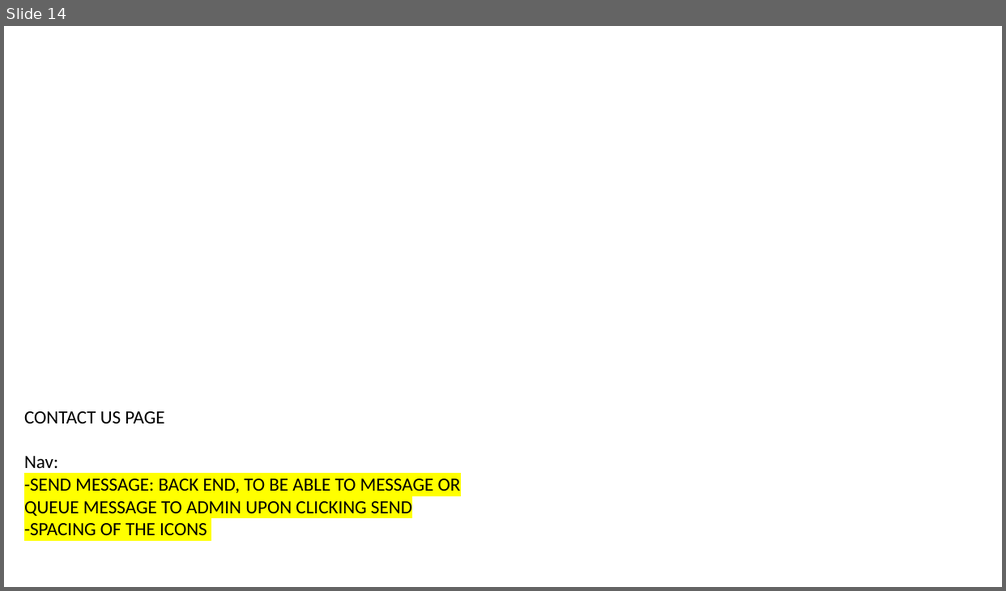
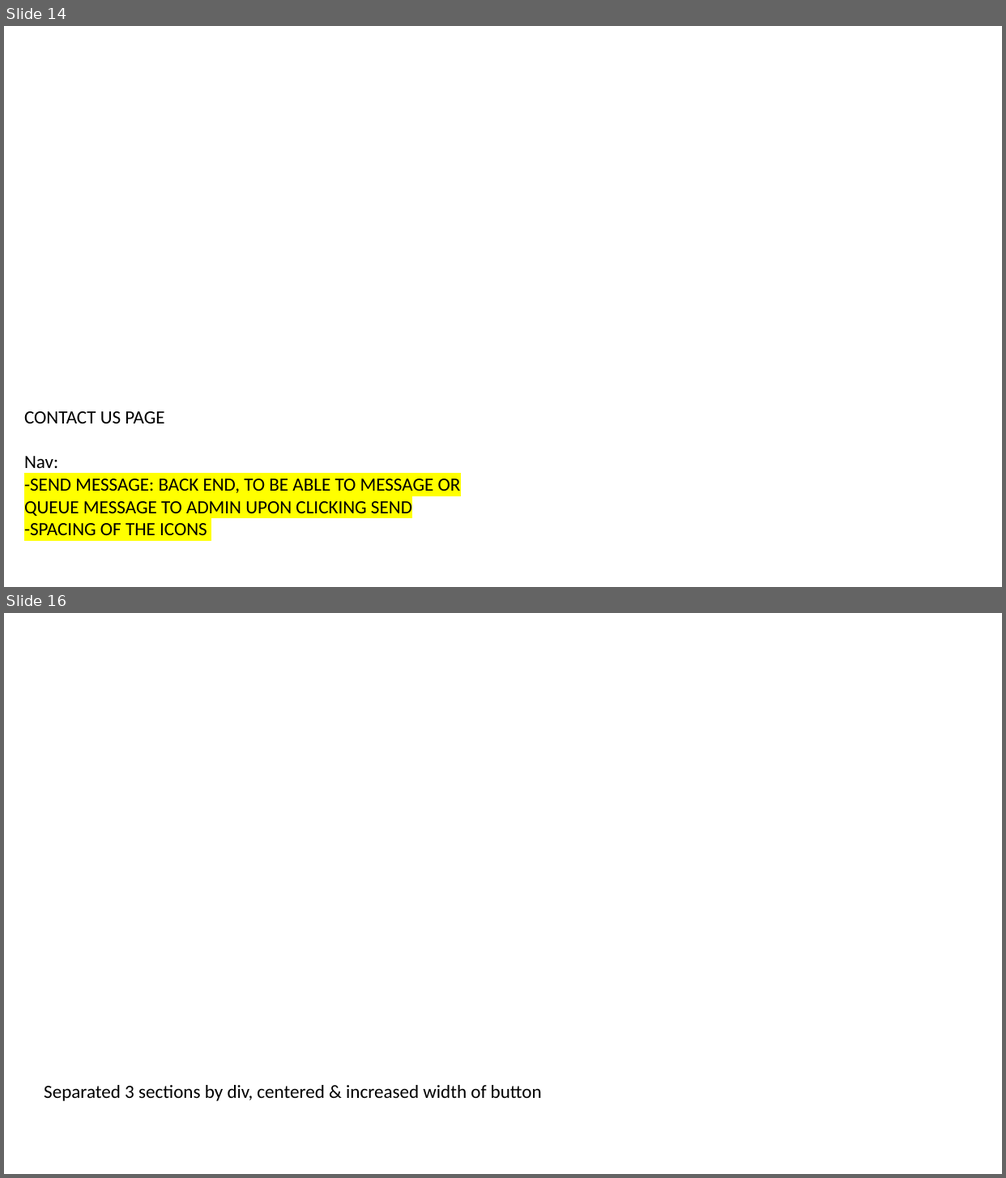
Before and after one commit to lifefromashes/bankApp, a slide deck: UnusedCode/Navigations.pptx. Shown one above the other, each under a label of ours: slide 14 before the commit, slides 14 and 16 after it; the slides between them are not shown. The pictures are 1006x591 and 1006x1178 pixels, drawn with LibreOffice and Linux fonts; fonts in the diff are those of the drawing; background and template pictures are left out. Boxes give left, top, right and bottom in pixels: in the first picture for what was removed or moved away, otherwise in the second. Text is boxed around its words. In the diff, an @@ line names an element or a change of style, - is before the commit and + after.

```diff
--- a/UnusedCode/Navigations.pptx
+++ b/UnusedCode/Navigations.pptx
@@ slide 16 added at [4,613,1002,1174], background picture (left out) @@
@@ text added at [44,1085,542,1101], 18 pt, text #000000 @@
+Separated 3 sections by div, centered & increased width of button
```
Also in this commit, not shown: 1 slide changed, 6 other slides added, 7 slides removed.
